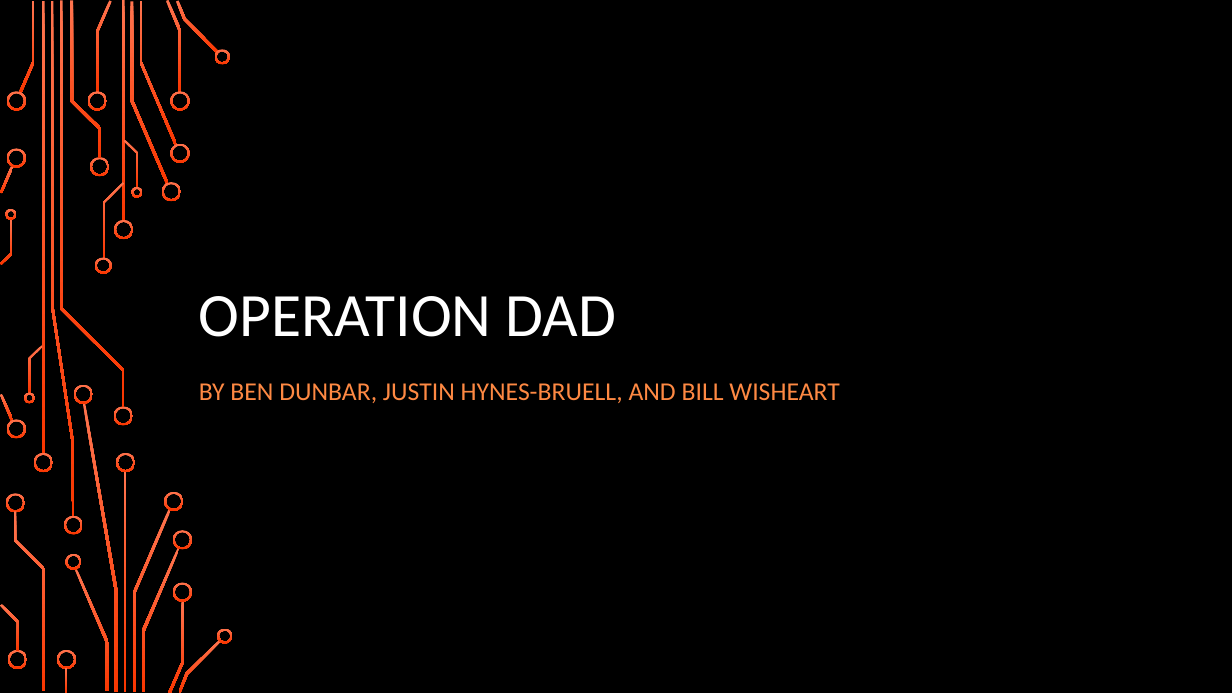
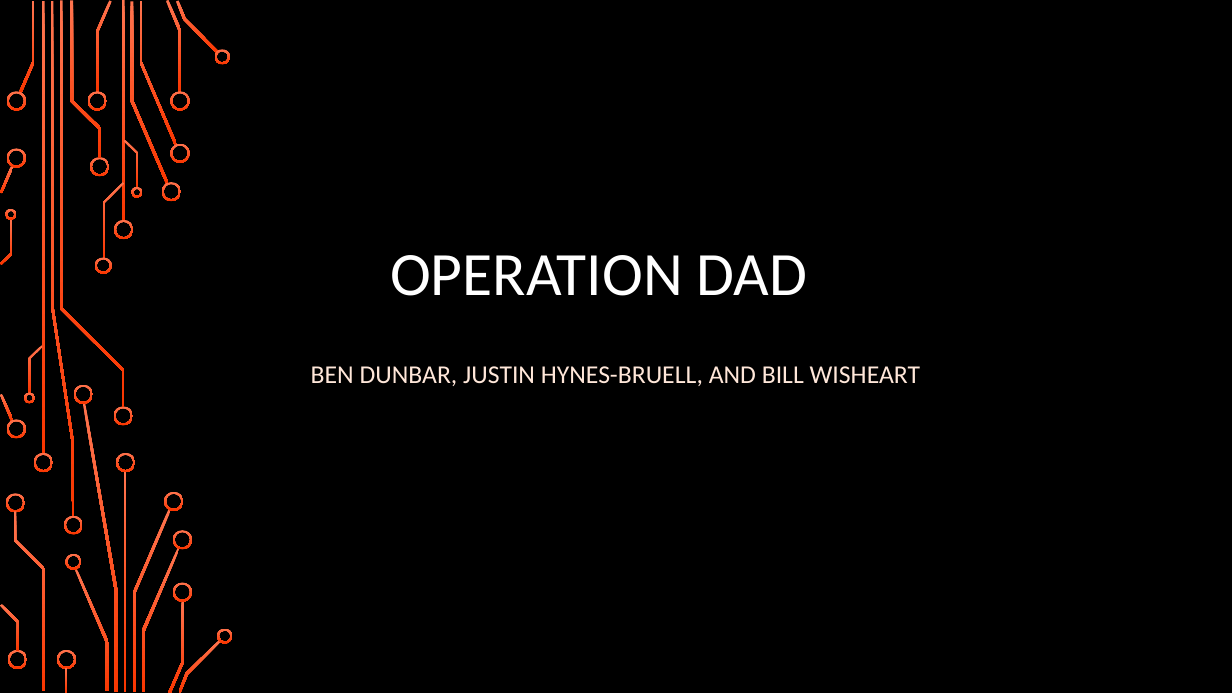
Before and after one commit to bdunbar22/Microprocessors, a slide deck: slide 1 of Operation DAD Presentation.pptx. Drawn at 1232x693 pixels with LibreOffice and Linux fonts; fonts in the diff are those of the drawing; background and template pictures are left out. Boxes give left, top, right and bottom in pixels: in the first picture for what was removed or moved away, otherwise in the second. Text is boxed around its words. In the diff, an @@ line names an element or a change of style, - is before the commit and + after.

```diff
--- a/Operation DAD Presentation.pptx
+++ b/Operation DAD Presentation.pptx
@@ title "OPERATION DAD": place and size @@
-title "OPERATION DAD" at (199, 296, 615, 337)
+title "OPERATION DAD" at (390, 255, 807, 296)
@@ subtitle at (311, 366, 921, 386): text changed; text colour #FE8943 to #FFE7D9 @@
-BY BEN DUNBAR, JUSTIN HYNES-BRUELL, AND BILL WISHEART
+BEN DUNBAR, JUSTIN HYNES-BRUELL, AND BILL WISHEART
```
Also in this commit, not shown: 4 other slides changed, 3 slides added, 1 slide removed.
